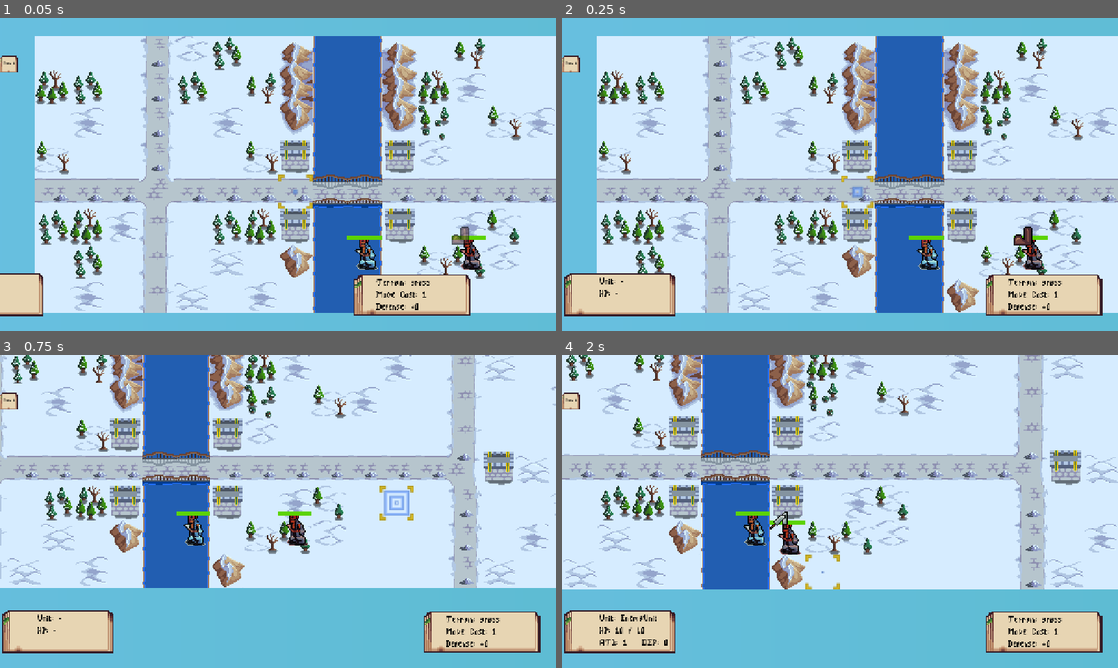
Above: before the commit, frames 1-4 (two rows, left to right).
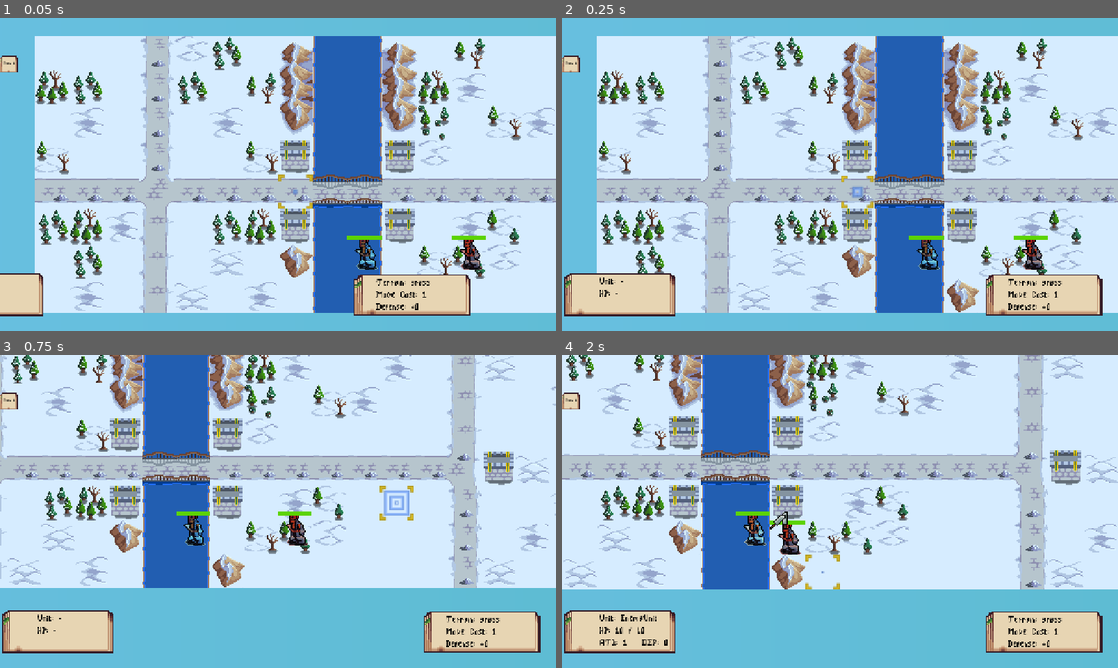
Above: after the commit, the same moments.

Repository: SpangelyWalnuts/Arcana-1.0-Demo
Game: Godot game, scene res://scenes/core/Main.tscn
Same seed, same stepped clock (60 frames per second), same inputs: the game is played once before the commit and once after it. This scene is started directly instead of the project's main scene.
Inputs (mouse positions are in pixels of both pictures, inside the frame that each line leads up to):
- Up to frame 1 (0.05 s): no input
- Up to frame 2 (0.25 s): no input
- Up to frame 3 (0.75 s): tap Enter at 0.5 s; move the mouse to (400, 495) at 0.52 s; hold S (camera_down) from 0.53 s (still down); click (400, 495) at 0.67 s
- Up to frame 4 (2 s): release S (camera_down) at 1.25 s; drag from (728, 527) to (812, 574) at 1.27 s

The runs differ from the first frame. In frame 1, 0.2% of the frame differs, in the area x 64-85%, y 66-81%; in frame 2, 0.2%; in frame 3, less than 0.1%; in frame 4, nothing differs.

Commit message:
STABLE
Add biome-based chunk adjacency DB and map validation

Diff:
--- a/Arcana 1.0 - Revert/scenes/core/Main.tscn
+++ b/Arcana 1.0 - Revert/scenes/core/Main.tscn
@@ -173,6 +173,7 @@
 [node name="MapGenerator" type="Node" parent="." node_paths=PackedStringArray("terrain")]
 script = ExtResource("6_57s6d")
 terrain = NodePath("../Grid/Terrain")
+debug_chunk_gen = false
 biome = &"taiga"
 ruins_db = ExtResource("12_j8vbb")
 forest_db = ExtResource("12_j8vbb")
--- a/Arcana 1.0 - Revert/scripts/core/Main.gd
+++ b/Arcana 1.0 - Revert/scripts/core/Main.gd
@@ -10,6 +10,29 @@
 var _current_skill: Skill = null
 var _initial_player_unit_count: int = 0
 var _hitstop_in_progress: bool = false
+
+# --- Map validation (post-generation safety net) ---
+@export var validate_procedural_map: bool = true
+@export var map_validate_max_rerolls: int = 12
+@export var map_validate_min_reachable_ratio: float = 0.75
+@export var map_validate_min_reachable_tiles: int = 40
+@export var map_validate_debug: bool = false
+
+const DIRS_4: Array[Vector2i] = [
+	Vector2i(1, 0),
+	Vector2i(-1, 0),
+	Vector2i(0, 1),
+	Vector2i(0, -1),
+]
+
+func _get_player_spawn_tiles() -> Array[Vector2i]:
+	# Keep this in ONE place so validator + spawns always match.
+	return [
+		Vector2i(2, 2),
+		Vector2i(3, 2),
+		Vector2i(2, 3),
+		Vector2i(3, 3),
+	]
 
 # --- Run statistics for summary panel ---
 var run_turns: int = 1              # Turn count (starts at player phase 1)
@@ -117,8 +140,18 @@
 		elif "biome" in map_generator:
 			map_generator.biome = RunManager.current_biome
 
+	# Apply biome to map generation
+	if map_generator != null:
+		if map_generator.has_method("set_biome"):
+			map_generator.set_biome(RunManager.current_biome)
+		elif "biome" in map_generator:
+			map_generator.biome = RunManager.current_biome
+
+# Build + validate procedural map (also applies chunk size first)
 	if use_procedural_map and map_generator != null:
-		map_generator.build_random_map()
+		await _build_and_validate_procedural_map()
+
+
 
 # Configure enemy spawning difficulty for this floor.
 	if enemy_spawner != null:
@@ -1141,12 +1174,7 @@
 
 	# Simple starting positions for player units (tile coords).
 	# You can change these later or use proper spawn markers.
-	var spawn_tiles: Array[Vector2i] = [
-		Vector2i(2, 2),
-		Vector2i(3, 2),
-		Vector2i(2, 3),
-		Vector2i(3, 3),
-	]
+	var spawn_tiles: Array[Vector2i] = _get_player_spawn_tiles()
 
 	var i: int = 0
 	for data in RunManager.deployed_units:
@@ -1773,6 +1801,116 @@
 		u.died.connect(_on_unit_died.bind(u))
 
 	return u
+func _validate_current_map_from_spawns(spawn_tiles: Array[Vector2i]) -> bool:
+	if terrain == null or grid == null:
+		push_warning("MapValidator: terrain or grid is null; skipping validation.")
+		return true
+
+	# Use stamped bounds (same approach your EnemySpawnManager uses)
+	var rect: Rect2i = terrain.get_used_rect()
+	if rect.size.x <= 0 or rect.size.y <= 0:
+		push_warning("MapValidator: terrain.get_used_rect() is empty; map not built?")
+		return false
+
+	# Count total walkable tiles inside stamped rect
+	var total_walkable: int = 0
+	for y in range(rect.position.y, rect.position.y + rect.size.y):
+		for x in range(rect.position.x, rect.position.x + rect.size.x):
+			var t := Vector2i(x, y)
+			if terrain.get_cell_source_id(0, t) == -1:
+				continue
+			if grid.is_walkable(t):
+				total_walkable += 1
+
+	if total_walkable <= 0:
+		if map_validate_debug:
+			print("[MapValidator] total_walkable=0 -> invalid")
+		return false
+
+	# Flood fill from spawn tiles over walkable cells
+	var visited: Dictionary = {}
+	var queue: Array[Vector2i] = []
+
+	for s: Vector2i in spawn_tiles:
+		if not rect.has_point(s):
+			continue
+		if terrain.get_cell_source_id(0, s) == -1:
+			continue
+		if not grid.is_walkable(s):
+			continue
+		if visited.has(s):
+			continue
+		visited[s] = true
+		queue.append(s)
+
+	if queue.is_empty():
+		if map_validate_debug:
+			print("[MapValidator] No valid spawn tiles inside stamped/walkable area -> invalid")
+		return false
+
+	while not queue.is_empty():
+		var cur: Vector2i = queue[0]
+		queue.remove_at(0)
+
+		for d: Vector2i in DIRS_4:
+			var n: Vector2i = cur + d
+			if not rect.has_point(n):
+				continue
+			if visited.has(n):
+				continue
+			if terrain.get_cell_source_id(0, n) == -1:
+				continue
+			if not grid.is_walkable(n):
+				continue
+
+			visited[n] = true
+			queue.append(n)
+
+	var reachable_walkable: int = visited.size()
+	var ratio: float = float(reachable_walkable) / float(total_walkable)
+
+	if map_validate_debug:
+		print("[MapValidator] rect=", rect, " total_walkable=", total_walkable,
+			" reachable=", reachable_walkable, " ratio=", ratio)
+
+	if reachable_walkable < map_validate_min_reachable_tiles:
+		return false
+	if ratio < map_validate_min_reachable_ratio:
+		return false
+
+	return true
+
+#MAP VALIDATOR
+func _build_and_validate_procedural_map() -> void:
+	if not use_procedural_map or map_generator == null:
+		return
+
+	# IMPORTANT: set size BEFORE building (right now you build first then set size) :contentReference[oaicite:2]{index=2}
+	if "chunks_wide" in map_generator and "chunks_high" in map_generator:
+		map_generator.chunks_wide = RunManager.current_map_chunks.x
+		map_generator.chunks_high = RunManager.current_map_chunks.y
+
+	var spawn_tiles: Array[Vector2i] = _get_player_spawn_tiles()
+
+	if not validate_procedural_map:
+		map_generator.build_random_map()
+		await get_tree().process_frame
+		return
+
+	for attempt in range(map_validate_max_rerolls):
+		map_generator.build_random_map()
+		await get_tree().process_frame
+
+		var ok: bool = _validate_current_map_from_spawns(spawn_tiles)
+		if ok:
+			if map_validate_debug:
+				print("[MapValidator] VALID map after rerolls:", attempt)
+			return
+
+		if map_validate_debug:
+			print("[MapValidator] invalid map, rerolling... attempt", attempt)
+
+	push_warning("MapValidator: Failed to generate a valid map after %d rerolls; using last attempt." % map_validate_max_rerolls)
 
 #Rewards Screen Helper
 func _go_to_rewards_screen() -> void:
--- a/Arcana 1.0 - Revert/scripts/core/run_manager.gd
+++ b/Arcana 1.0 - Revert/scripts/core/run_manager.gd
@@ -168,25 +168,6 @@
 func get_floor_config(floor: int) -> Dictionary:
 	# Floor bands: every 3 floors increases map size + baseline counts.
 	var band: int = int((floor - 1) / 3)
-
-# Biome rotates every floor:
-# 1 ruins, 2 forest, 3 catacombs, 4 tundra, 5 volcano, 6 ruins...
-	var biome: StringName = &"ruins"
-	var biome_index: int = (floor - 1) % 5
-
-	match biome_index:
-		0:
-			biome = &"ruins"
-		1:
-			biome = &"forest"
-		2:
-			biome = &"catacombs"
-		3:
-			biome = &"taiga"
-		_:
-			biome = &"volcano"
-
-
 # Map size progression:
 # 2x1 -> 2x2 -> 3x3 -> 4x4 -> 5x5 (then stay at 5x5)
 	var stage: int = clampi(band, 0, 4)
@@ -203,7 +184,22 @@
 			map_chunks = Vector2i(4, 4)
 		_:
 			map_chunks = Vector2i(5, 5)
-
+# Biome rotates every floor:
+# 1 ruins, 2 forest, 3 catacombs, 4 tundra, 5 volcano, 6 ruins...
+	var biome: StringName = &"ruins"
+	var biome_index: int = (floor - 1) % 5
+
+	match biome_index:
+		0:
+			biome = &"ruins"
+		1:
+			biome = &"forest"
+		2:
+			biome = &"catacombs"
+		3:
+			biome = &"taiga"
+		_:
+			biome = &"volcano"
 
 	# Boss floors
 	var boss: bool = (floor % 5) == 0
